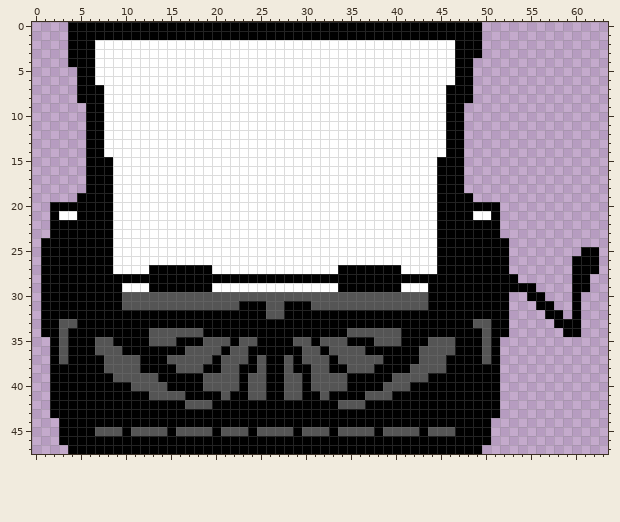
Two states of a pixel-art sprite, Fighting game thing/combo_ui.png. The first picture shows the starting point.
The file is 64x48 pixels.
The result:
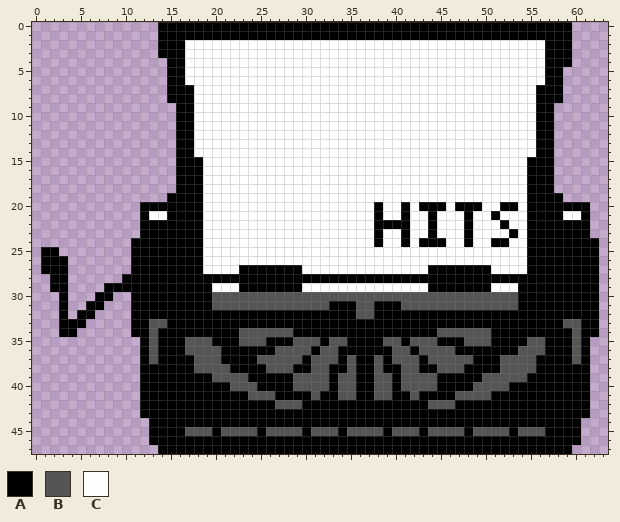
Palette (. is transparent): A #000000  B #555555  C #ffffff
The edit:
Changed rows in their new state; - is an unchanged pixel.
first column x 1:
 0 ---..........------------------------------------AAAAAAAAAA---
 1 ---..........------------------------------------AAAAAAAAAA---
 2 ---..........AAA------------------------------CCCCCCCCCCAAA---
 3 ---..........AAA------------------------------CCCCCCCCCCAAA---
 4 ---...........AA------------------------------CCCCCCCCCCAAA---
 5 ----..........AA------------------------------CCCCCCCCCCAA----
 6 ----..........AA------------------------------CCCCCCCCCCAA----
 7 ----..........AAA----------------------------CCCCCCCCCCAAA----
 8 ----..........AAA----------------------------CCCCCCCCCCAAA----
 9 -----..........AA----------------------------CCCCCCCCCCAA-----
10 -----..........AA----------------------------CCCCCCCCCCAA-----
11 -----..........AA----------------------------CCCCCCCCCCAA-----
12 -----..........AA----------------------------CCCCCCCCCCAA-----
13 -----..........AA----------------------------CCCCCCCCCCAA-----
14 -----..........AA----------------------------CCCCCCCCCCAA-----
15 -----..........AAA--------------------------CCCCCCCCCCAAA-----
16 -----..........AAA--------------------------CCCCCCCCCCAAA-----
17 -----..........AAA--------------------------CCCCCCCCCCAAA-----
18 -----..........AAA--------------------------CCCCCCCCCCAAA-----
19 ----..........AAAA--------------------------CCCCCCCCCCAAAA----
20 -..........AAAAAAA-------------------A--A-AA-C---CCAACAAAAAAA-
21 -..........A--AAAA-------------------A--A--ACCC----CCCAAAACCA-
22 -..........AAAAAAA-------------------AAAA--ACCC-CCCACCAAAAAAA-
23 -..........AAAAAAA-------------------A--A--ACCC-CCCCACAAAAAAA-
24 ..........AAAAAAAA-------------------A--A-AA-CC-CC--CCAAAAAAAA
25 --........AAAAAAAA--------------------------CCCCCCCCCCAAAAAA--
26 ---.......AAAAAAAA--------------------------CCCCCCCCCCAAAAA---
27 ---.......AA------C---AAAAAAA----CCCCCCC---A------CCCCAAAAA---
28 .--......--------------------------------------------AAAAAA--A
29 .--....--AAA----------AAAAAAA----CCCCCCC----------CCC--AAAA--A
30 ..-...--..AAAAAAAAA------------------------BBBBBBBBBBA--AAA-AA
31 ..-..--...AAAAAAAAA---BBB--BBB--AAA--AAA---BBBBBBBBBBAA--AA-AA
32 ..-.--....---------------AA--------BB---------------AAAA--A-AA
33 ..AA-.....--BB----------------------------------AA--AAAAA-BBAA
34 ..A-......---AAAAA----BBBBBB------AAAAAA----BBBBB---AAAAAA-BAA
35 -..........--AA-BB-AA---B-----BA-----A---BB-AA-BB--AAABBAAABA-
36 -..........-B--------AA---BBB-AB-AAA---BB--------A-AABBBAAABA-
37 -..........-B-AAA--BAAA--BB-BA--BA-AA--BBBA--BBB-A-BBBBAAAABA-
38 -..........----AA-BB-A--ABB--------AAB--B-AA-BB----BBBBAAAAAA-
39 -..........AA-----A---BAA--A-B--A-B--BBA---B-----BBBBBAAAAAAA-
40 -..........AAA----AAA-B-A--A-B--A-B--B-A-BBB----BBBBAAAAAAAAA-
41 -..........-AAAA----A----B-AA-BA-BB-A----B----BBBB-AAAAAAAAAA-
42 -..........-----AAA-------BBB----AAA-------BBB-----AAAAAAAAAA-
43 -..........----------------------------------------AAAAAAAAAA-
44 --..........--------------------------------------AAAAAAAAAA--
45 --..........AA-A-------BA---BA--BA---BA-------B-BBBBABBBAAAA--
46 --..........--------------------------------------AAAAAAAAAA--
47 ---..........------------------------------------AAAAAAAAAA---
